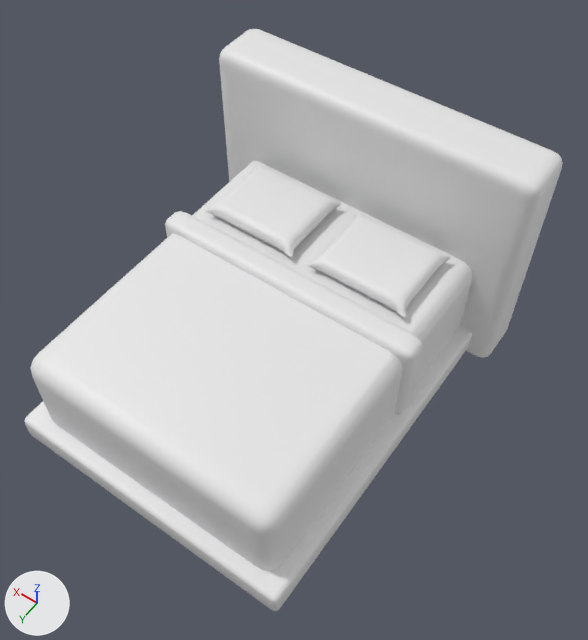
Before and after pictures for a commit that changed the FBX model Assets/Sweet-Dream/ModelItems/Cama.fbx.
Before and after are seen from a camera (50 mm lens) standing at (-3.23, -12.1, 4.59) and looking at (-1.47, -14.55, 0.73). Arrows for +X, +Y and +Z are at lower left; the lights stay in place. The picture after the commit comes second. Where no turn or scale is listed for an object, it has been applied to the vertices.

Names of what the first picture shows: 'Cama'.
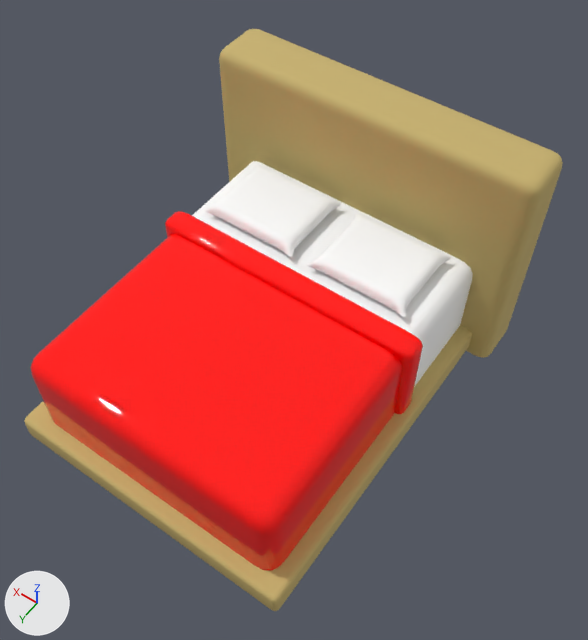
The newer file is also turned or shifted as a whole; pictures and numbers use the older file's frame.

What differs and where, as boxes [x1, y1, x2, y2] in the pictures (588 x 640 px):
part 1 of me_mesh, recoloured (white to yellow): [24, 29, 563, 611] in both
part 2 of me_mesh, recoloured: [192, 161, 473, 387] in both
part 3 of me_mesh, recoloured (white to red): [30, 211, 423, 571] in both

Edits to the bpy script that builds the scene:
```text
Add mat_02___default:
    mat_02___default = principled_material('02 - Default')
    mat_02___default.base_color = (0.576, 0.443, 0.159)  # yellow #c8b26f
    mat_02___default.roughness = 0.859
Add mat_03___default:
    mat_03___default = principled_material('03 - Default')
    mat_03___default.base_color = (1.0, 1.0, 1.0)  # white #ffffff
    mat_03___default.roughness = 0.859
Add mat_material__420:
    mat_material__420 = principled_material('Material #420')
    mat_material__420.base_color = (1.0, 0.0, 0.0)  # red #ff0000
    mat_material__420.roughness = 0.0
Change me_mesh:
    where me_mesh.from_pydata(...)  # 3427 vertices, 6842 faces; spans x -1.12..1.12, y -1.34..1.27, z -0.03..1.54
    used by ob_cama; location = (-1.309, -14.521, 0.052)
    me_mesh part 1: 422 of the faces centred in x -1.12..1.12, y -1.34..1.27, z -0.03..1.54 switch from no material to mat_02___default (yellow #c8b26f)
    me_mesh part 2: all 6122 faces centred in x -0.88..0.88, y -0.89..-0.32, z 0.35..0.89 switch from no material to mat_03___default (white #ffffff)
    me_mesh part 3: 298 of the faces centred in x -0.92..0.93, y -0.27..1.17, z 0.35..0.83 switch from no material to mat_material__420 (red #ff0000)
```
